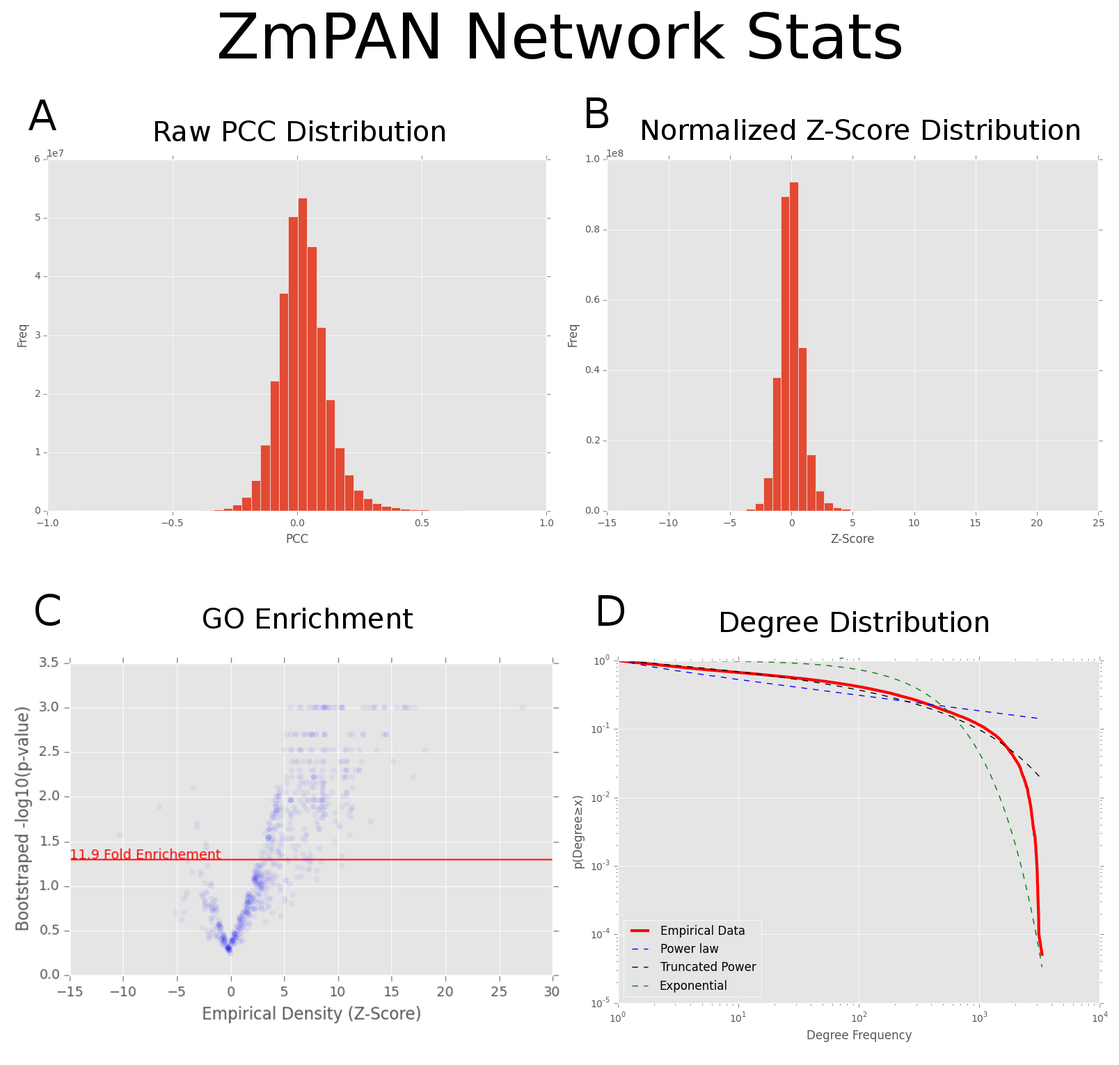
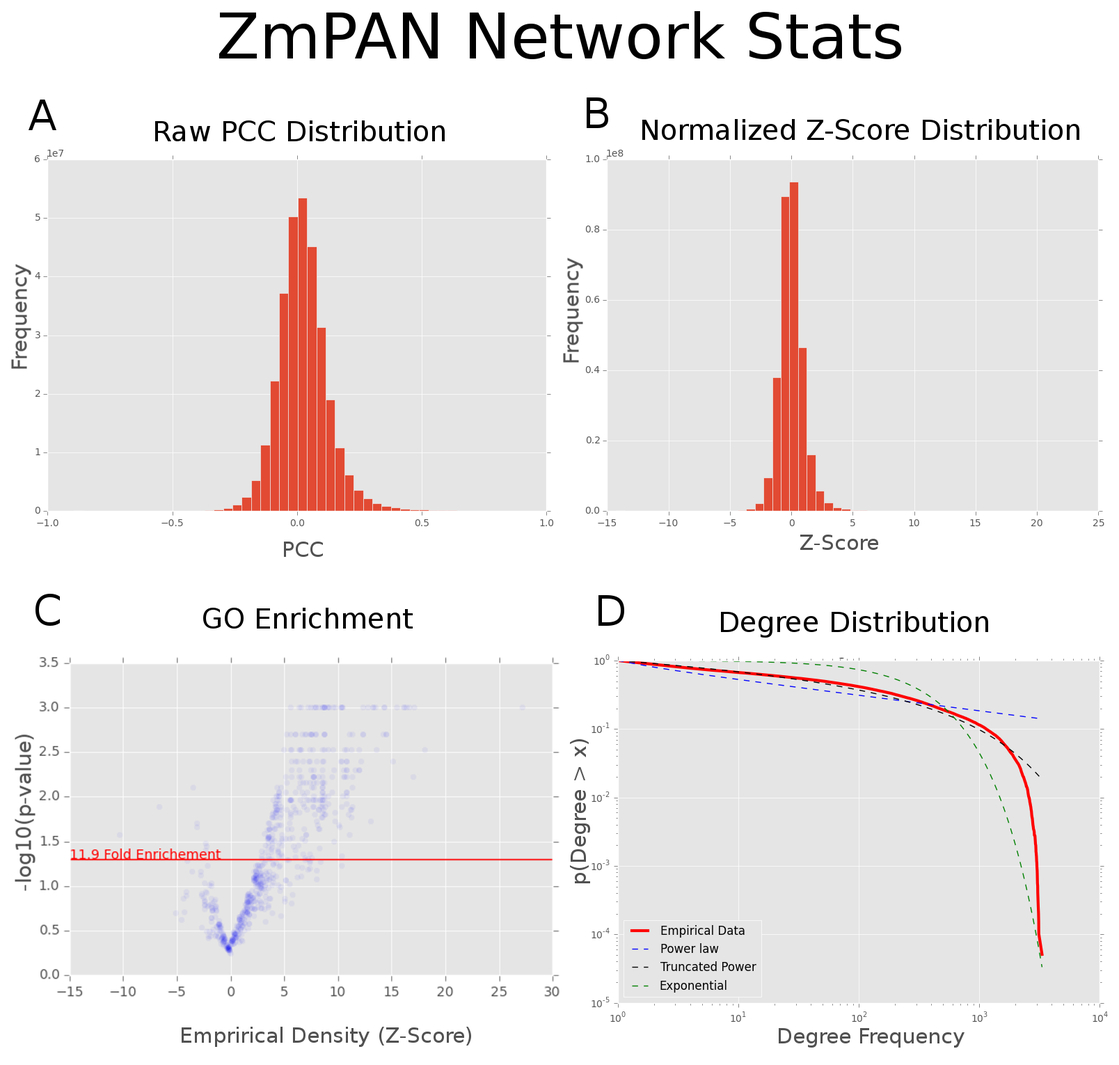
The second 1119 × 1065 image is a revision of the first. Changes to its layers:
added layer "Transformation #2" above "-log10(p-value)" over [left=13, top=734, right=36, bottom=892]
added layer "Transformation #1" above "Pasted Layer" over [left=569, top=739, right=591, bottom=884]
added layer "Pasted Layer" above "Transformation" over [left=562, top=257, right=584, bottom=363]
added layer "Transformation" above "Degree Frequency" over [left=11, top=263, right=32, bottom=369]
added layer "Degree Frequency" above "Emprirical Density (Z-Score)" over [left=778, top=1027, right=965, bottom=1048]
added layer "Emprirical Density (Z-Score)" above "PCC" over [left=181, top=1026, right=472, bottom=1047]
added layer "PCC" above "Z-Score" over [left=283, top=541, right=323, bottom=557]
added layer "Z-Score" above "p(Degree > x)" over [left=800, top=534, right=879, bottom=550]
painted on "Supp Fig 1 - ZmPAN Health.tiff" over [left=11, top=315, right=940, bottom=1048]
